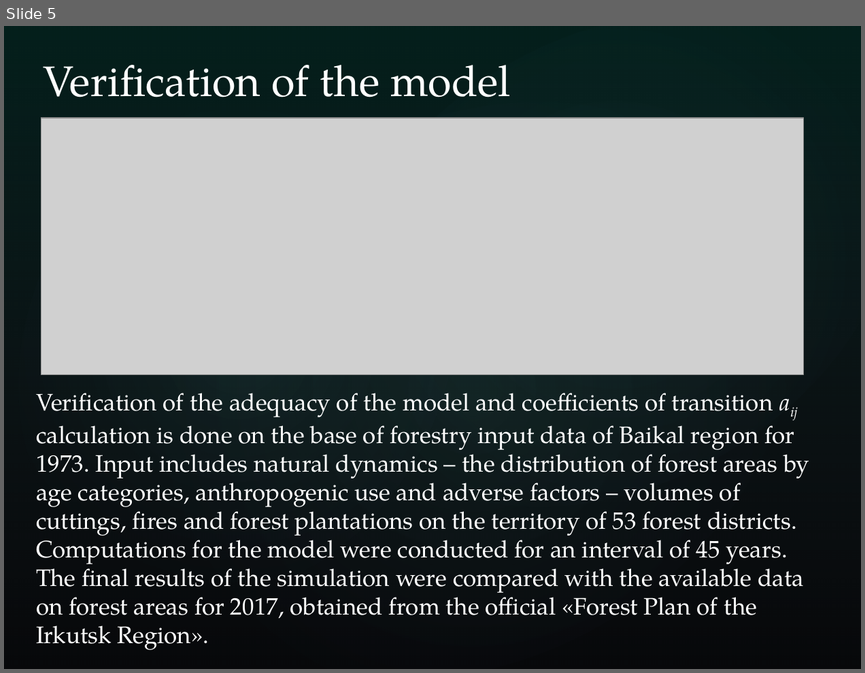
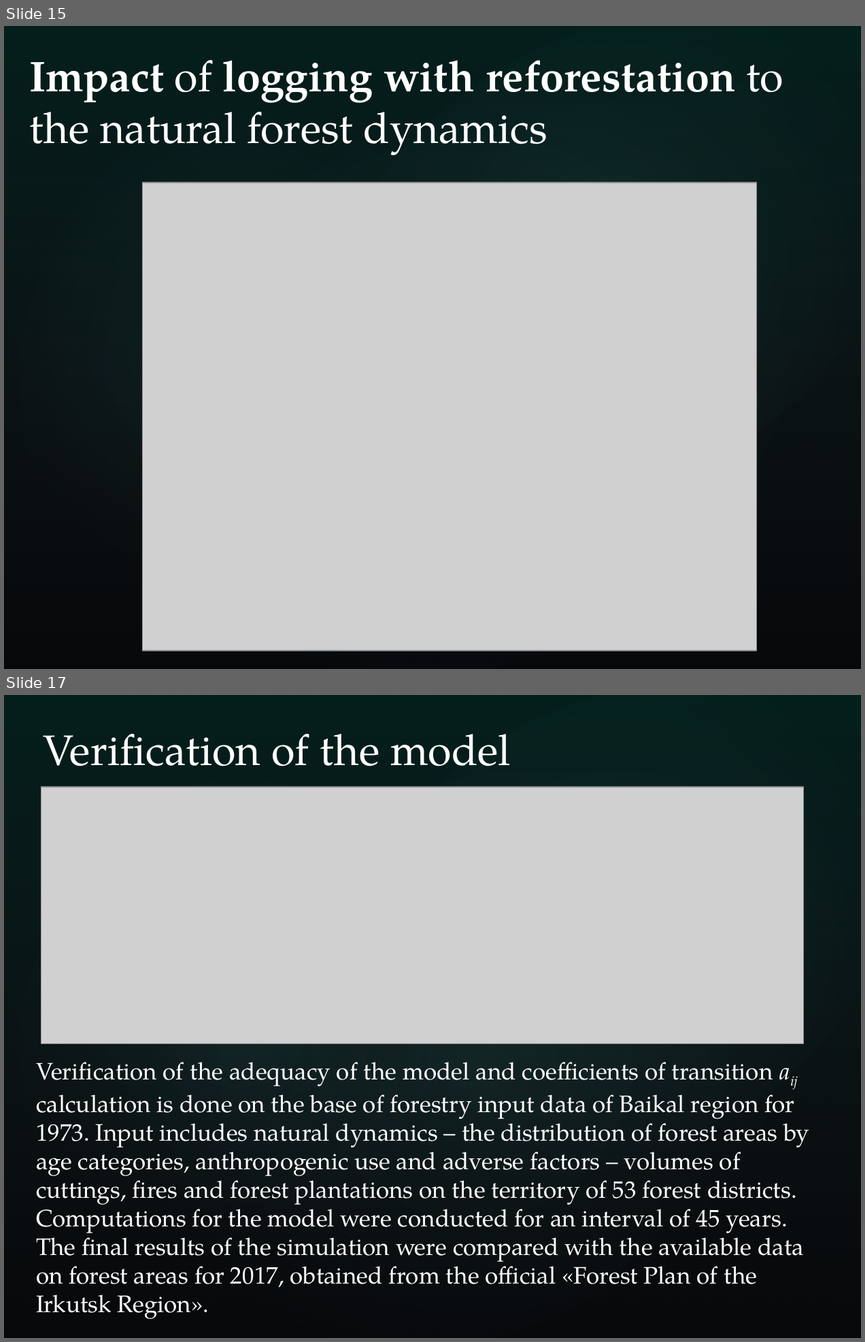
Before and after one commit to eugeneai/pres, a slide deck: china-travel/ready/popova_aiit19.pptx. Shown one above the other, each under a label of ours: slide 5 before the commit, slides 15 and 17 after it; the slides between them are not shown. The pictures are 865x673 and 865x1342 pixels, drawn with LibreOffice and Linux fonts; fonts in the diff are those of the drawing; grey boxes stand for pictures; background and template pictures are left out. Boxes give left, top, right and bottom in pixels: in the first picture for what was removed or moved away, otherwise in the second. Text is boxed around its words. In the diff, an @@ line names an element or a change of style, - is before the commit and + after.

```diff
--- a/china-travel/ready/popova_aiit19.pptx
+++ b/china-travel/ready/popova_aiit19.pptx
@@ slide 15 added at box(4, 26, 861, 669), background picture (left out); not listed: 4 template elements that a slide beside it also shows @@
@@ text added at box(29, 60, 783, 155), 36 pt, text #FFFFFF, bold @@
+Impact of logging with reforestation to the natural forest dynamics
@@ picture added at box(143, 183, 756, 651) @@
@@ what was slide 5 is now slide 17 @@
```
Also in this commit, not shown: 5 slides changed, 13 other slides added, 1 slide removed, 8 other files.
